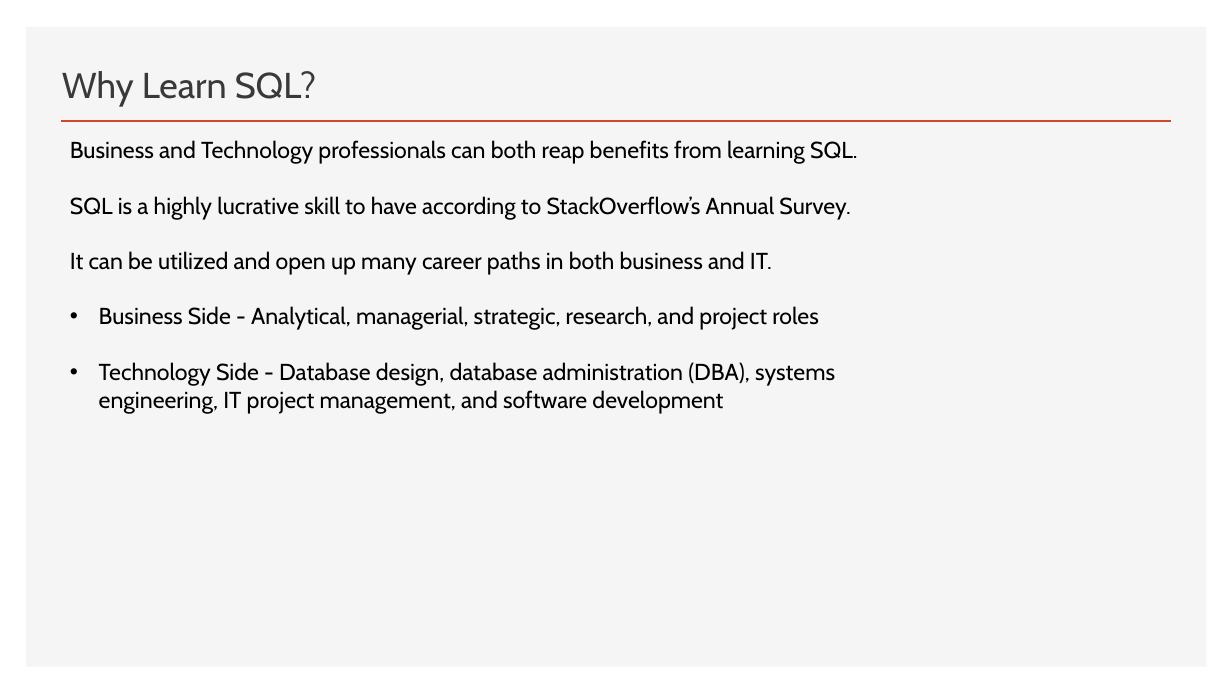
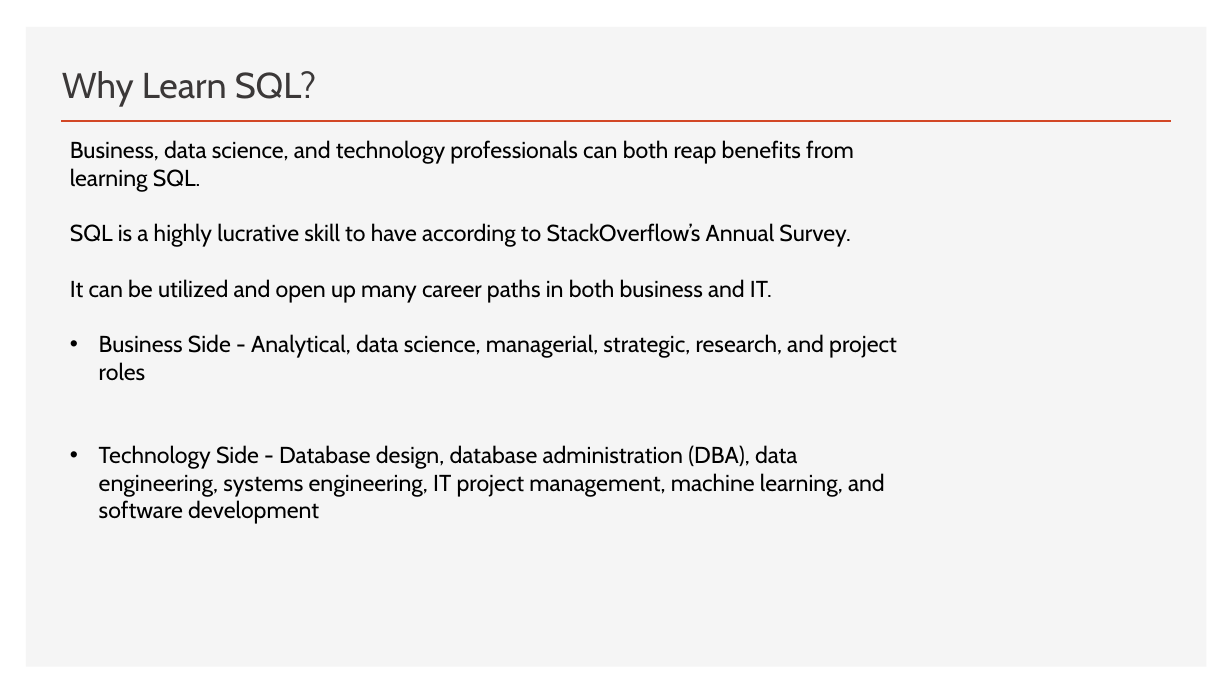
Before and after one commit to thomasnield/oreilly_sql_fundamentals_for_data, a slide deck: slide 4 of notes_and_slides/sql_fundamentals_slides.pptx (slide 3 before the commit). Drawn at 1232x693 pixels with LibreOffice and Linux fonts; fonts in the diff are those of the drawing. Boxes give left, top, right and bottom in pixels: in the first picture for what was removed or moved away, otherwise in the second. Text is boxed around its words. In the diff, an @@ line names an element or a change of style, - is before the commit and + after.

```diff
--- a/notes_and_slides/sql_fundamentals_slides.pptx
+++ b/notes_and_slides/sql_fundamentals_slides.pptx
@@ text at bbox=[70, 140, 854, 192]: text changed @@
-Business and Technology professionals can both reap benefits from learning SQL.
+Business, data science, and technology professionals can both reap benefits from learning SQL.
@@ text at bbox=[99, 334, 897, 524]: text changed @@
-• Business Side - Analytical, managerial, strategic, research, and project roles
-• Technology Side - Database design, database administration (DBA), systems engineering, IT project management, and software development
+• Business Side - Analytical, data science, managerial, strategic, research, and project roles
+• Technology Side - Database design, database administration (DBA), data engineering, systems engineering, IT project management, machine learning, and software development
```
Also in this commit, not shown: 9 other slides changed, 1 slide added, 1 other file.
